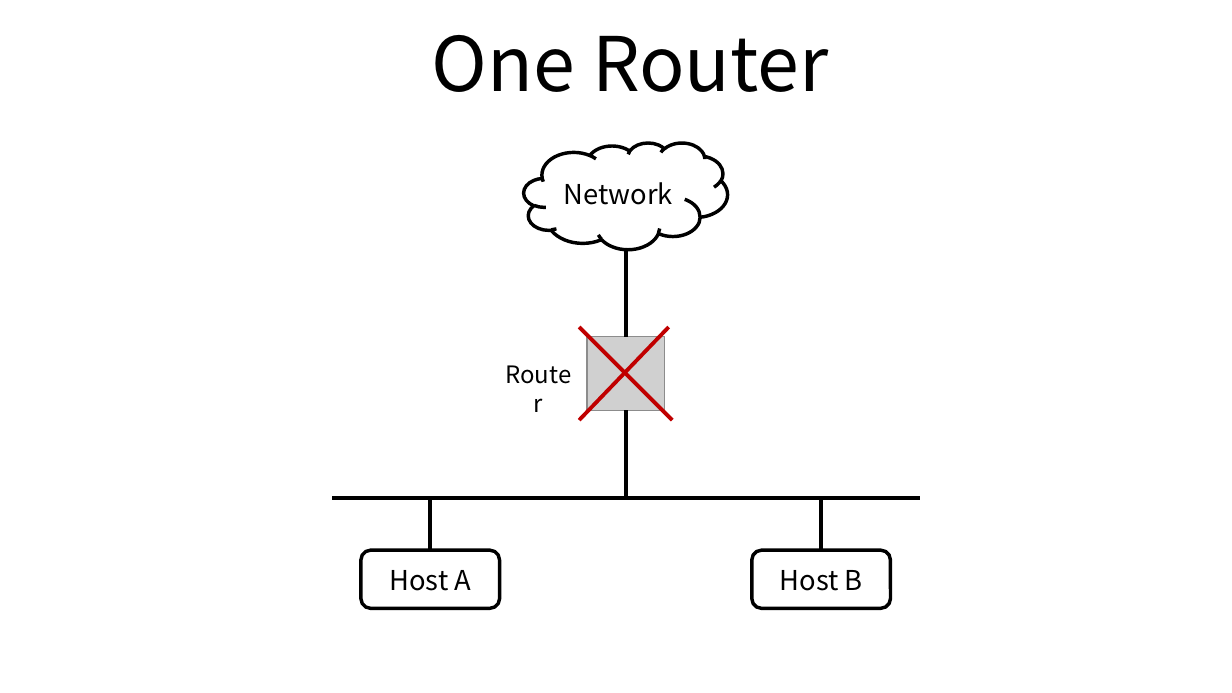
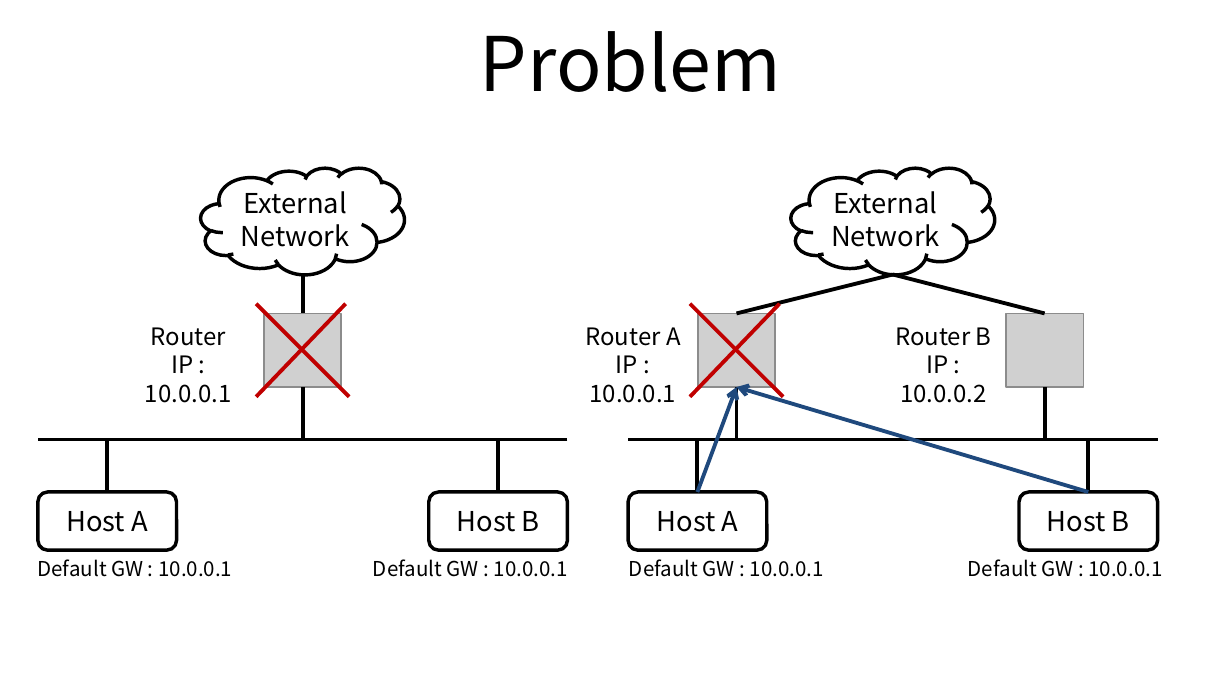
Before and after one commit to ssup2/blog-old, a slide deck: slide 1 of images/theory_analysis/VRRP/VRRP.pptx. Drawn at 1232x693 pixels with LibreOffice and Linux fonts; fonts in the diff are those of the drawing; grey boxes stand for pictures. Boxes give left, top, right and bottom in pixels: in the first picture for what was removed or moved away, otherwise in the second. Text is boxed around its words. In the diff, an @@ line names an element or a change of style, - is before the commit and + after.

```diff
--- a/images/theory_analysis/VRRP/VRRP.pptx
+++ b/images/theory_analysis/VRRP/VRRP.pptx
@@ title at bbox=[480, 31, 781, 92]: text changed @@
-One Router
+Problem
@@ cloud "External": place and size @@
-cloud "External" at bbox=[524, 143, 727, 250]
+cloud "External" at bbox=[201, 168, 404, 275]
@@ cloud added at bbox=[791, 168, 994, 275], fill #FFFFFF, outline #000000 2 pt, 16 pt, text #000000 @@
+External
+Network
@@ text in cloud at bbox=[244, 191, 347, 214]: paragraph added @@
+External
@@ line moved from (626, 249) - (626, 336) to (303, 275) - (303, 313) @@
@@ line added from (893, 275) to (737, 313), #000000 2.25 pt @@
@@ line added from (893, 275) to (1045, 313), #000000 2.25 pt @@
@@ text "Router": place and size @@
-text "Router" at bbox=[490, 354, 588, 395]
+text "Router" at bbox=[145, 327, 232, 403]
@@ 2 lines, 1 picture: place and size @@
-2 lines, 1 picture at bbox=[579, 328, 673, 420]
+2 lines, 1 picture at bbox=[256, 304, 349, 397]
@@ text added at bbox=[585, 327, 681, 403], 14 pt, text #000000 @@
+Router A
+IP : 10.0.0.1
@@ line added from (690, 304) to (784, 397), #C00000 2.25 pt @@
@@ line added from (780, 304) to (690, 397), #C00000 2.25 pt @@
@@ picture added at bbox=[697, 313, 775, 387] @@
@@ text added at bbox=[895, 327, 992, 403], 14 pt, text #000000 @@
+Router B
+IP : 10.0.0.2
@@ picture added at bbox=[1007, 313, 1084, 387] @@
@@ text at bbox=[145, 355, 232, 403]: paragraph added @@
+IP : 10.0.0.1
@@ line moved from (626, 498) - (626, 410) to (303, 440) - (303, 387) @@
@@ arrow added from (697, 492) to (737, 387), #1F497D 2.25 pt @@
@@ line added from (737, 440) to (737, 387), #000000 2.25 pt @@
@@ arrow added from (1088, 492) to (737, 387), #1F497D 2.25 pt @@
@@ line added from (1045, 440) to (1045, 387), #000000 2.25 pt @@
@@ line moved from (919, 498) - (331, 498) to (568, 440) - (38, 440) @@
@@ 2 rounded rectangles, 2 lines: place and size @@
-2 rounded rectangles, 2 lines at bbox=[361, 498, 891, 609]
+2 rounded rectangles, 2 lines at bbox=[38, 440, 568, 549]
@@ line added from (1158, 440) to (628, 440), #000000 2.25 pt @@
@@ line added from (697, 492) to (697, 440), #000000 2.25 pt @@
@@ line added from (1088, 492) to (1088, 440), #000000 2.25 pt @@
@@ rounded rectangle added at bbox=[628, 492, 768, 549], fill #FFFFFF, outline #000000 2 pt, 16 pt, text #000000 @@
+Host A
@@ rounded rectangle added at bbox=[1019, 492, 1158, 549], fill #FFFFFF, outline #000000 2 pt, 16 pt, text #000000 @@
+Host B
@@ text added at bbox=[38, 559, 232, 577], 12 pt, text #000000 @@
+Default GW : 10.0.0.1
@@ text added at bbox=[373, 559, 568, 577], 12 pt, text #000000 @@
+Default GW : 10.0.0.1
@@ text added at bbox=[629, 559, 824, 577], 12 pt, text #000000 @@
+Default GW : 10.0.0.1
@@ text added at bbox=[968, 559, 1163, 577], 12 pt, text #000000 @@
+Default GW : 10.0.0.1
```
Also in this commit, not shown: 1 other slide changed, 3 other files.
